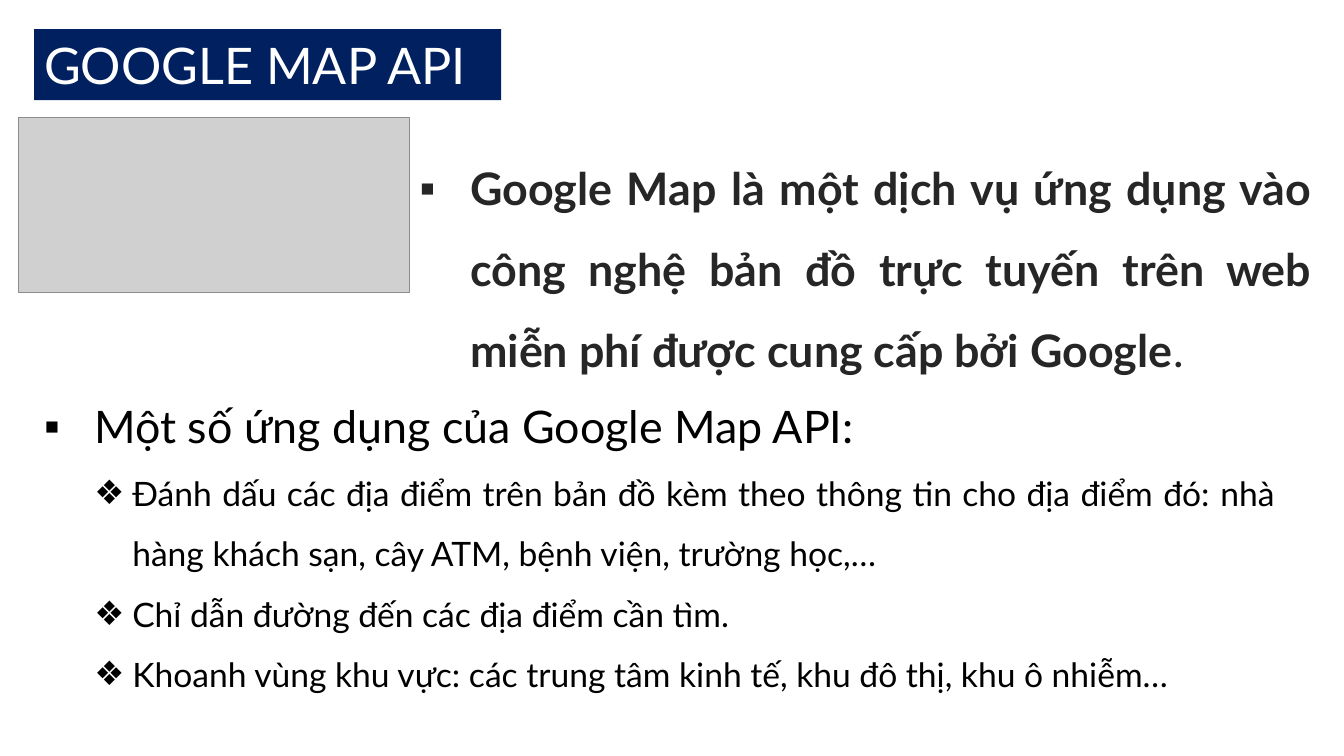
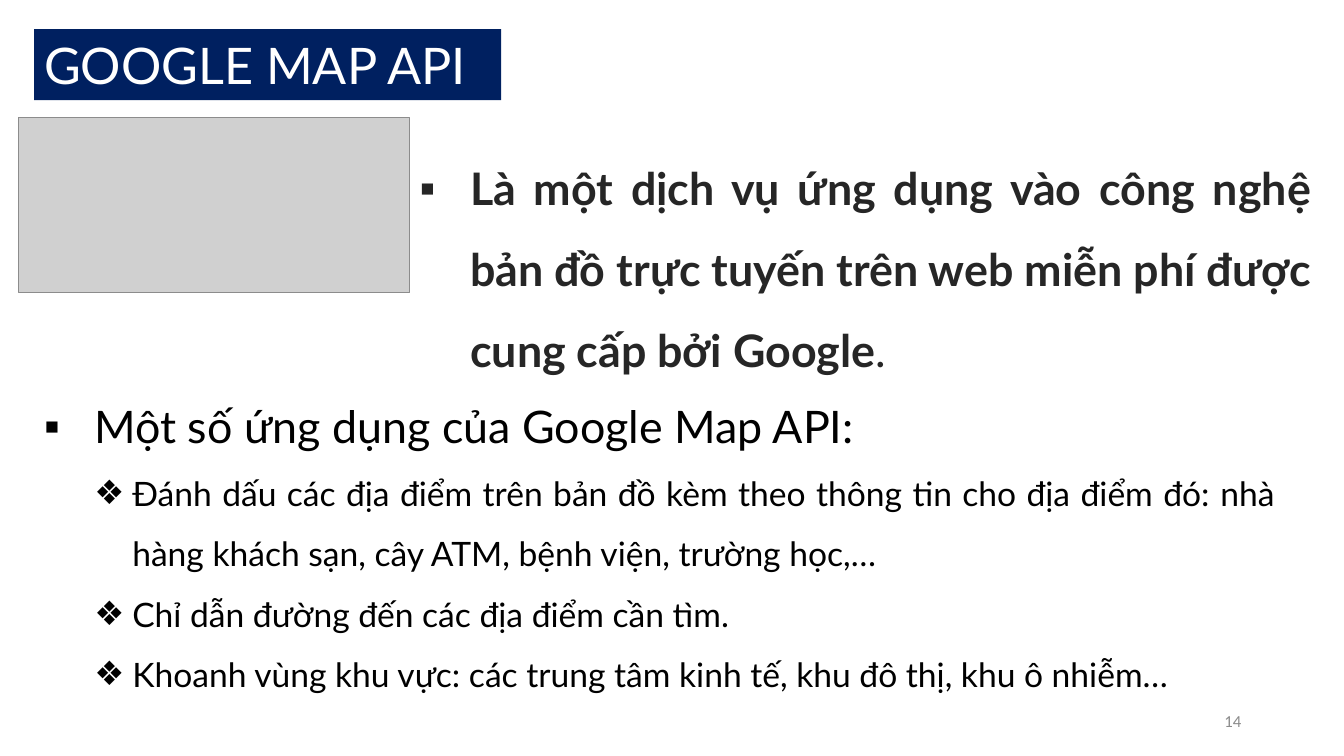
Before and after one commit to minhynguyen/luanvan, a slide deck: slide 14 of LVTN.pptx (slide 15 before the commit). Drawn at 1344x756 pixels with LibreOffice and Linux fonts; fonts in the diff are those of the drawing; grey boxes stand for pictures. Boxes give left, top, right and bottom in pixels: in the first picture for what was removed or moved away, otherwise in the second. Text is boxed around its words. In the diff, an @@ line names an element or a change of style, - is before the commit and + after.

```diff
--- a/LVTN.pptx
+++ b/LVTN.pptx
@@ text at <box>470,171,1311,375</box>: text changed @@
-▪ Google Map là một dịch vụ ứng dụng vào công nghệ bản đồ trực tuyến trên web miễn phí được cung cấp bởi Google.
+▪ Là một dịch vụ ứng dụng vào công nghệ bản đồ trực tuyến trên web miễn phí được cung cấp bởi Google.
@@ page number added at <box>1224,716,1241,727</box>, 12 pt, text #8C8C8C @@
+14
```
Also in this commit, not shown: 28 other slides changed, 1 slide added, 2 slides removed.
